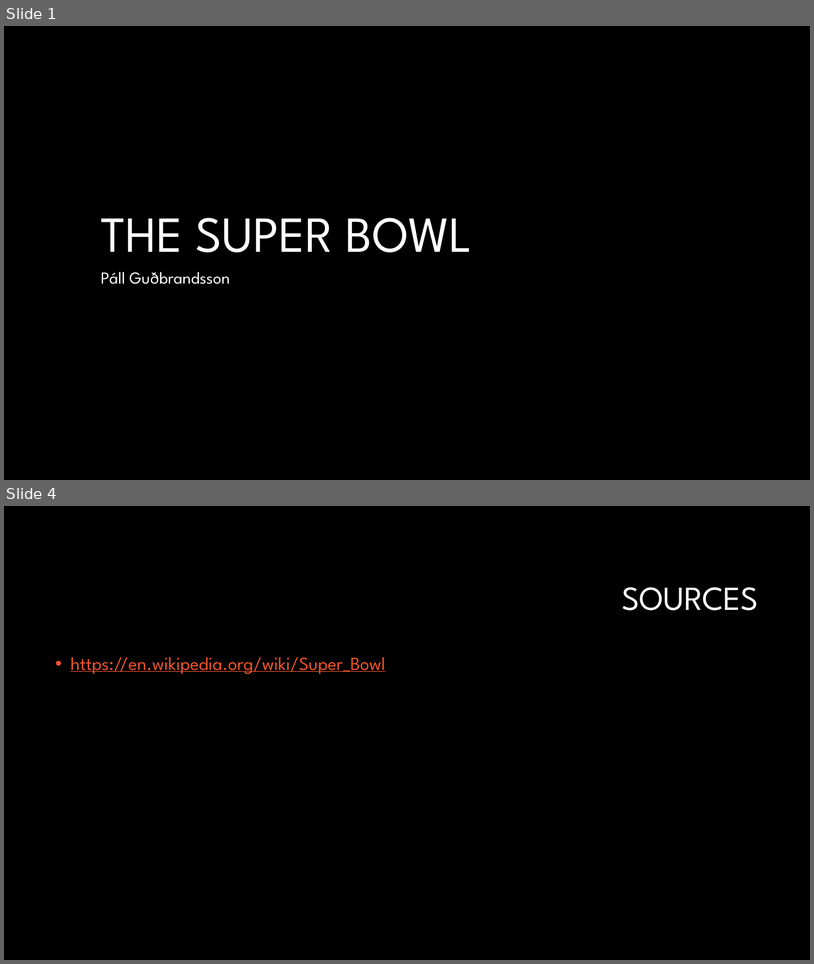
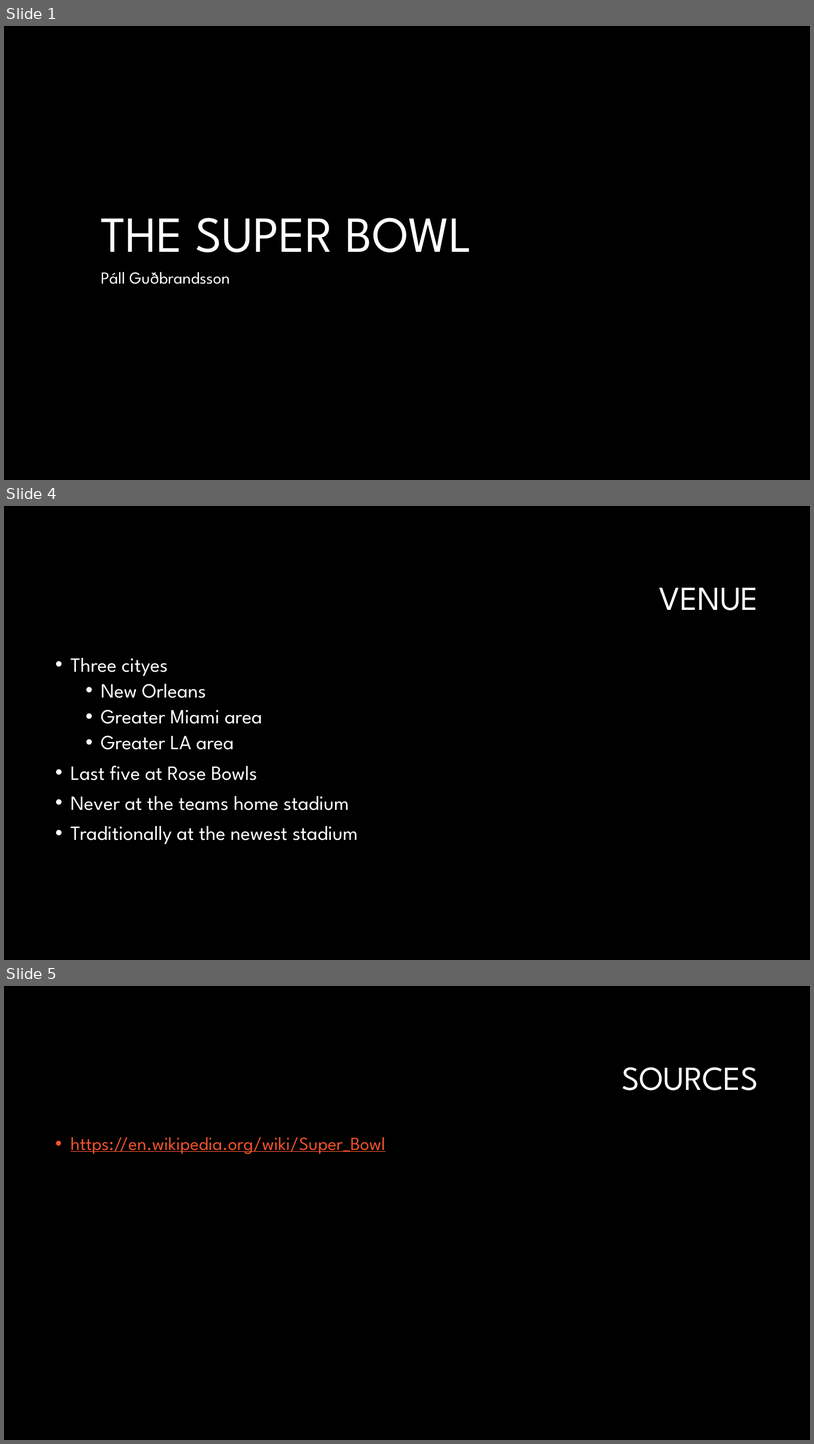
Before and after one commit to PallGudbrandsson/Skoli-2016V, a slide deck: Enska/The super bowl.pptx. Shown one above the other, each under a label of ours: slides 1 and 4 before the commit, slides 1, 4 and 5 after it; the slides between them are not shown. The pictures are 814x964 and 814x1444 pixels, drawn with LibreOffice and Linux fonts; fonts in the diff are those of the drawing; background and template pictures are left out. Boxes give left, top, right and bottom in pixels: in the first picture for what was removed or moved away, otherwise in the second. Text is boxed around its words. In the diff, an @@ line names an element or a change of style, - is before the commit and + after.

```diff
--- a/Enska/The super bowl.pptx
+++ b/Enska/The super bowl.pptx
@@ slide 4 added at (4, 506, 810, 960), background #000000 @@
@@ title added at (660, 588, 759, 610), 40 pt, text #FFFFFF @@
+VENUE
@@ text added at (71, 658, 358, 844), 24 pt, text #FFFFFF @@
+• Three cityes
+  • New Orleans
+  • Greater Miami area
+  • Greater LA area
+• Last five at Rose Bowls
+• Never at the teams home stadium
+• Traditionally at the newest stadium
@@ what was slide 4 is now slide 5 @@
```
Also in this commit, not shown: 2 slides changed, 29 other files.
